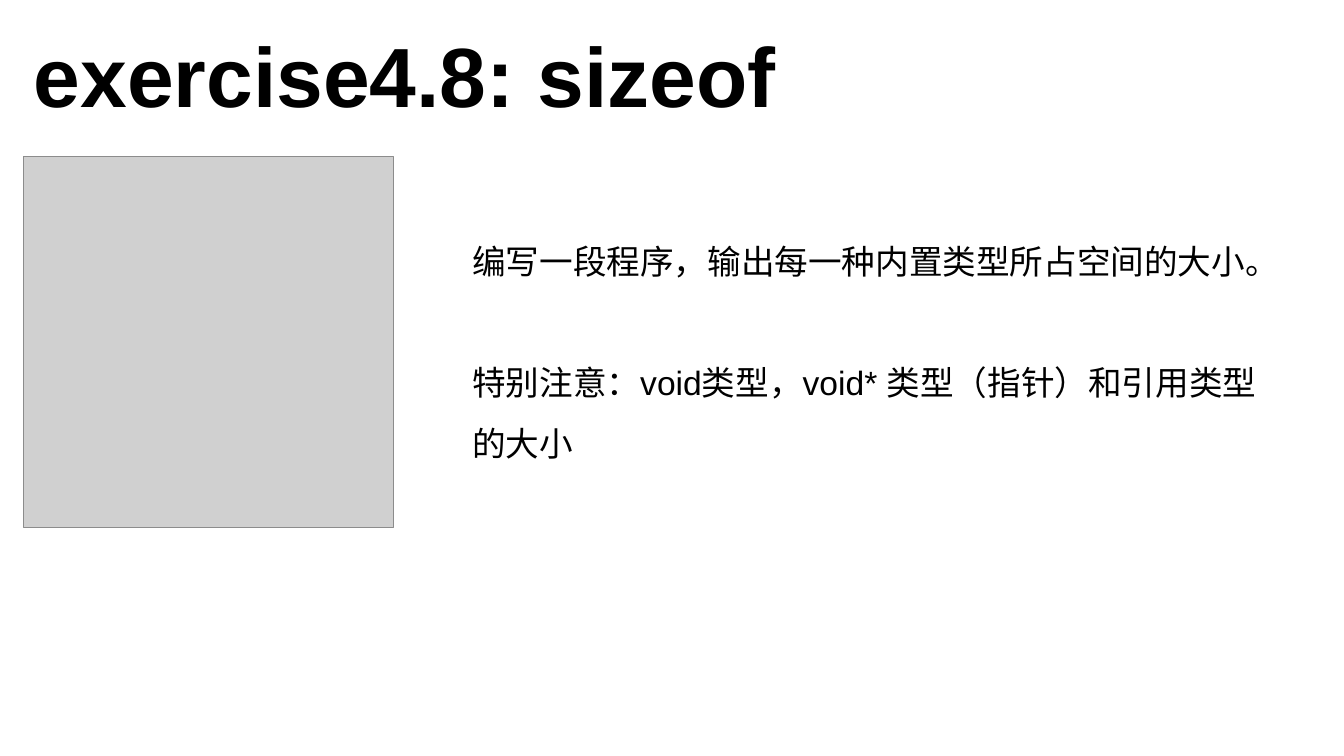
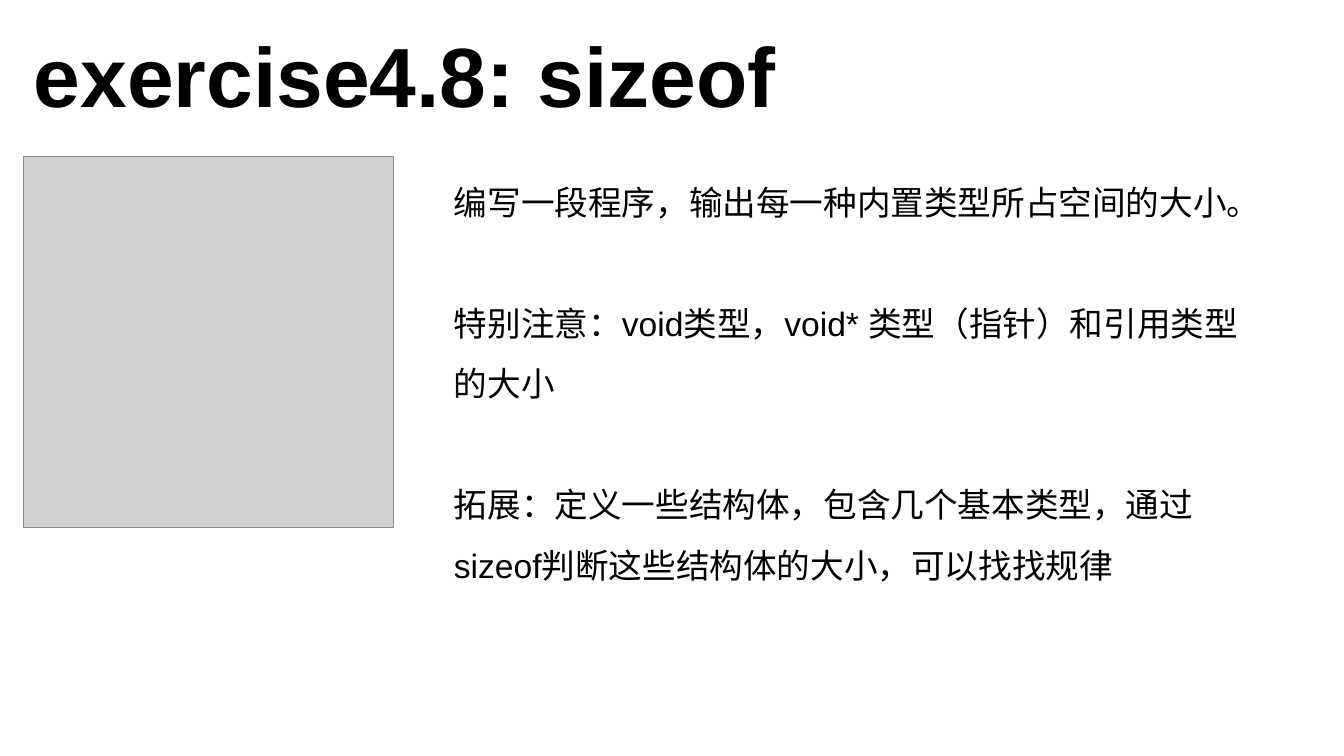
Before and after one commit to 3417725275/CPP_Study, a slide deck: slide 30 of C++课件.pptx. Drawn at 1344x756 pixels with LibreOffice and Linux fonts; fonts in the diff are those of the drawing; grey boxes stand for pictures. Boxes give left, top, right and bottom in pixels: in the first picture for what was removed or moved away, otherwise in the second. Text is boxed around its words. In the diff, an @@ line names an element or a change of style, - is before the commit and + after.

```diff
--- a/C++课件.pptx
+++ b/C++课件.pptx
@@ text "编写一段程序，输出每一种内置类型所占空间的大小。": place and size @@
-text "编写一段程序，输出每一种内置类型所占空间的大小。" at bbox=[472, 245, 1278, 459]
+text "编写一段程序，输出每一种内置类型所占空间的大小。" at bbox=[454, 186, 1260, 582]
@@ text at bbox=[454, 488, 1193, 582]: paragraph added @@
+拓展：定义一些结构体，包含几个基本类型，通过sizeof判断这些结构体的大小，可以找找规律
```
Also in this commit, not shown: 2 other slides changed, 4 other files.
